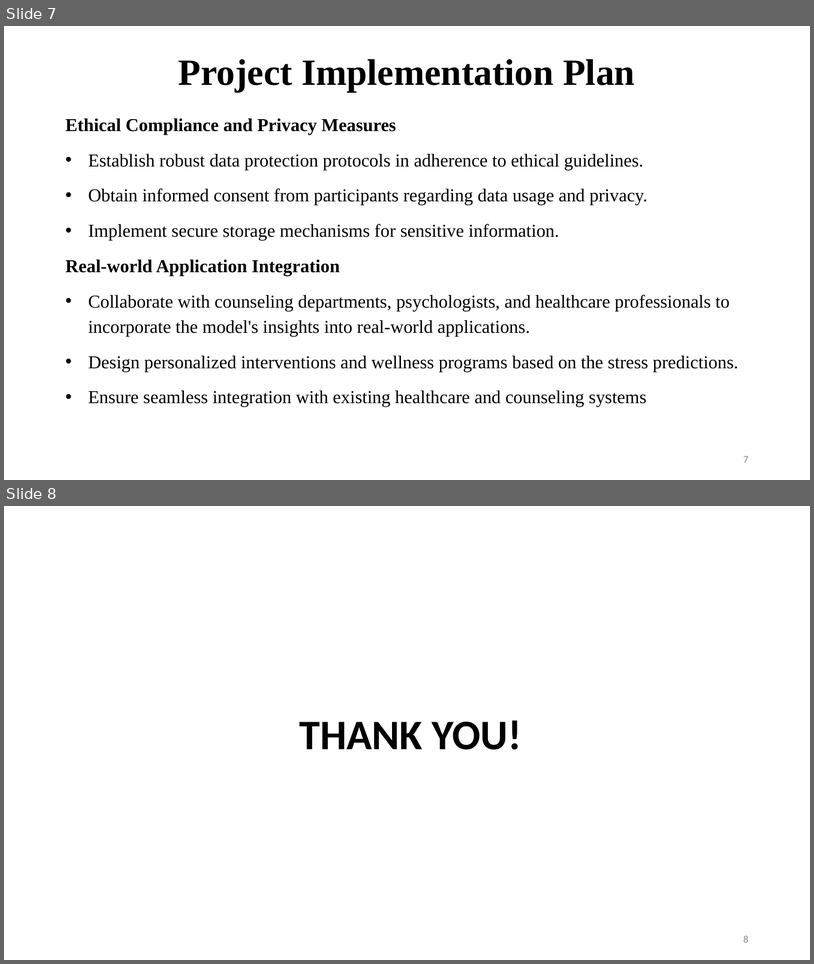
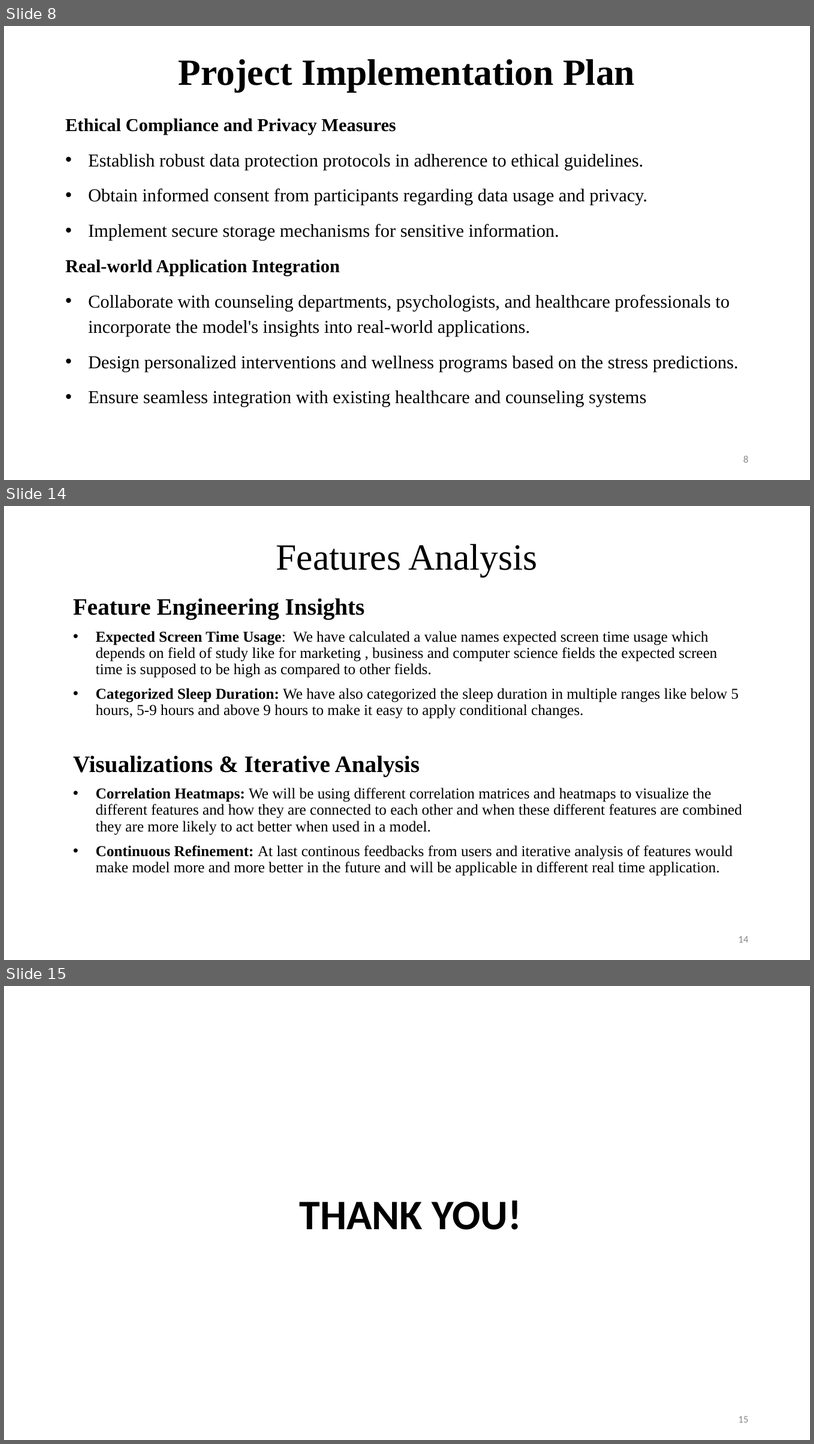
Before and after one commit to Brainskull24/Heal.ai, a slide deck: PPT.pptx. Shown one above the other, each under a label of ours: slides 7 and 8 before the commit, slides 8, 14 and 15 after it; the slides between them are not shown. The pictures are 814x964 and 814x1444 pixels, drawn with LibreOffice and Linux fonts; fonts in the diff are those of the drawing; background and template pictures are left out. Boxes give left, top, right and bottom in pixels: in the first picture for what was removed or moved away, otherwise in the second. Text is boxed around its words. In the diff, an @@ line names an element or a change of style, - is before the commit and + after.

```diff
--- a/PPT.pptx
+++ b/PPT.pptx
@@ slide 14 added at (4,506,810,960), background picture (left out) @@
@@ title added at (276,544,537,577), 44 pt, text #000000 @@
+Features Analysis
@@ text added at (73,598,742,876), 18 pt, text #000000 @@
+Feature Engineering Insights
+• Expected Screen Time Usage: We have calculated a value names expected screen time usage which depends on field of study like for marketing , business and computer science fields the expected screen time is supposed to be high as compared to other fields.
+• Categorized Sleep Duration: We have also categorized the sleep duration in multiple ranges like below 5 hours, 5-9 hours and above 9 hours to make it easy to apply conditional changes.
+Visualizations & Iterative Analysis
+• Correlation Heatmaps: We will be using different correlation matrices and heatmaps to visualize the different features and how they are connected to each other and when these different features are combined they are more likely to act better when used in a model.
+• Continuous Refinement: At last continous feedbacks from users and iterative analysis of features would make model more and more better in the future and will be applicable in different real time application.
@@ page number added at (738,936,749,942), 12 pt, text #888888 @@
+14
@@ what was slide 7 is now slide 8 @@
@@ page number at (744,455,749,462): text changed @@
-7
+8
@@ what was slide 8 is now slide 15 @@
@@ page number at (738,1416,749,1422): text changed @@
-8
+15
```
Also in this commit, not shown: 5 slides changed, 6 other slides added, 7 other files.
